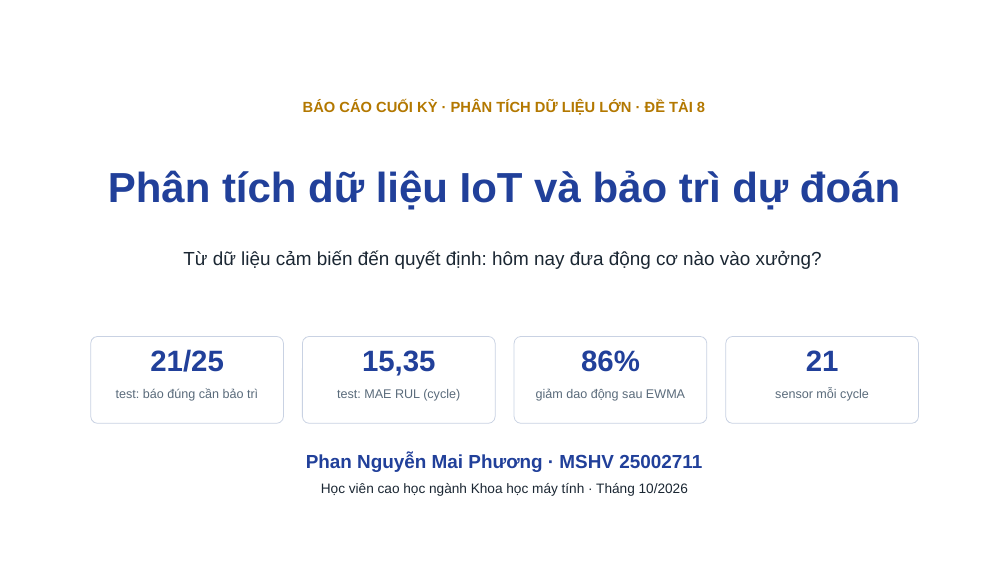
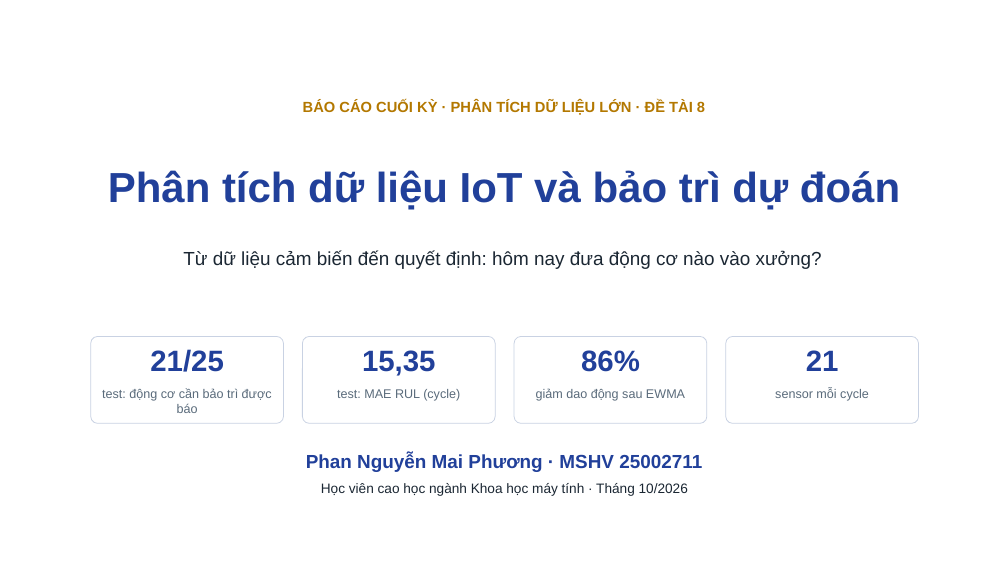
Before and after one commit to ti014/tinasa-cmapss-rul-prediction, a slide deck: slide 1 of slides/cmapss_fd001_presentation.pptx. Drawn at 1008x567 pixels with LibreOffice and Linux fonts; fonts in the diff are those of the drawing; background and template pictures are left out. Boxes give left, top, right and bottom in pixels: in the first picture for what was removed or moved away, otherwise in the second. Text is boxed around its words. In the diff, an @@ line names an element or a change of style, - is before the commit and + after.

```diff
--- a/slides/cmapss_fd001_presentation.pptx
+++ b/slides/cmapss_fd001_presentation.pptx
@@ text at <box>102,388,272,413</box>: text changed @@
-test: báo đúng cần bảo trì
+test: động cơ cần bảo trì được báo
```
Also in this commit, not shown: 5 other slides changed, 4 other files.
